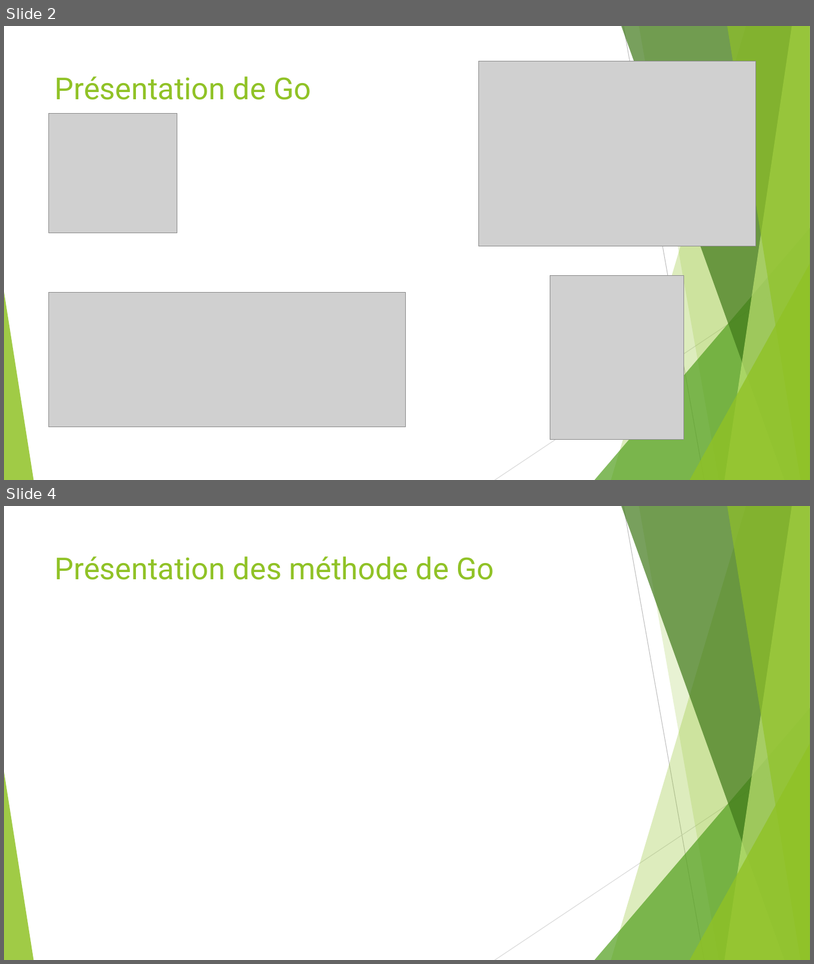
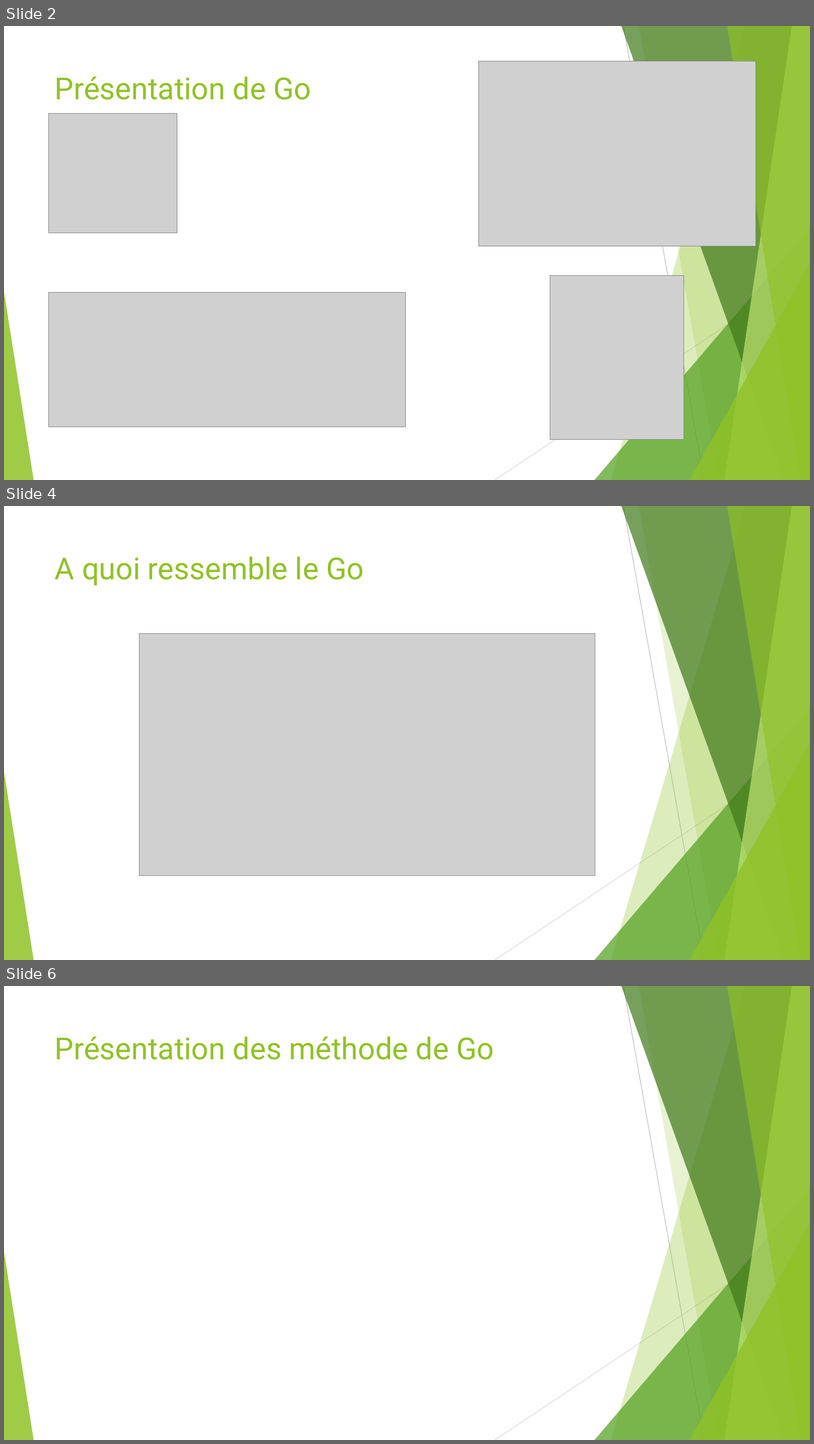
Before and after one commit to worming004/OOPAndGo, a slide deck: PPT/OOPAndGo.pptx. Shown one above the other, each under a label of ours: slides 2 and 4 before the commit, slides 2, 4 and 6 after it; the slides between them are not shown. The pictures are 814x964 and 814x1444 pixels, drawn with LibreOffice and Linux fonts; fonts in the diff are those of the drawing; grey boxes stand for pictures. Boxes give left, top, right and bottom in pixels: in the first picture for what was removed or moved away, otherwise in the second. Text is boxed around its words. In the diff, an @@ line names an element or a change of style, - is before the commit and + after.

```diff
--- a/PPT/OOPAndGo.pptx
+++ b/PPT/OOPAndGo.pptx
@@ slide 4 added at (4,506,810,960), background #FFFFFF; not listed: 10 template elements that a slide beside it also shows @@
@@ title added at (55,556,364,586), 36 pt, text #90C226 @@
+A quoi ressemble le Go
@@ picture added at (139,634,596,875) @@
@@ what was slide 4 is now slide 6 @@
```
Also in this commit, not shown: 1 slide changed, 1 other slide added, 2 other files.
